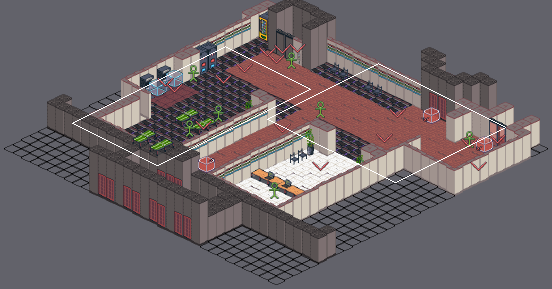
Two versions of a level (Tiled map, scratch/floor1-atrium.tmx). The first picture is a wide view before the edit; the outline marks the close-up.
Close-up. Old version:
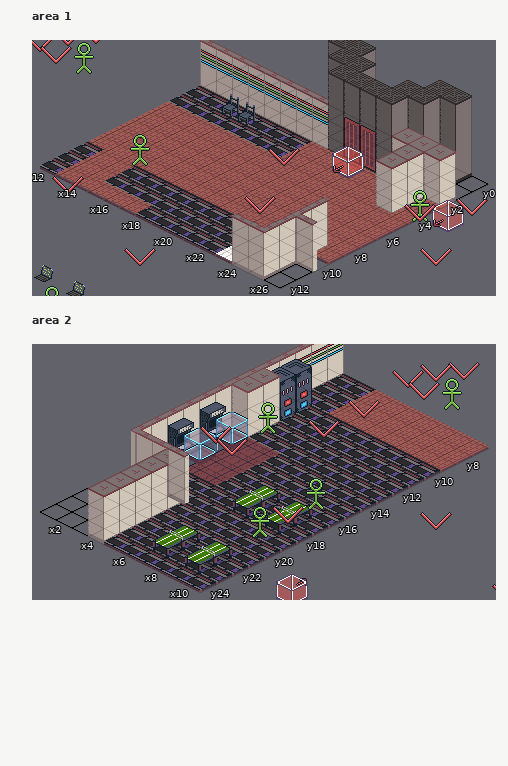
Cells are 32x16 px. Isometric: x runs down to the right, y down to the left. Shown: area 1 x 12..26, y 0..12; area 2 x 1..10, y 7..24. Tiles whose own drawing changed are shown in their newer look in all pictures.
Now the later version:
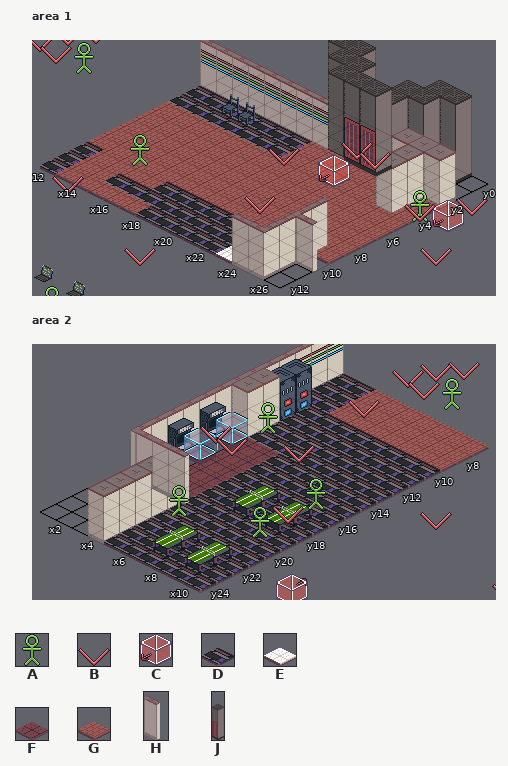
Key: from "control": A 0, B 1, C 5; from "floors": D 8, E 9, F 10, G 11; from "walls": H 1; from "walls128": J 2.
_ is an empty cell, . an unchanged one.
Objects are placed by the point they stand on, in cells (3,4 is the top-left corner of cell 3,4); size is 1x1 cell unless given.
Diff:
--- layer "Tiles", area 1
@@ x 21..22 @@
- 1 EE
- 2 JJ
+ 1 GG
+ 2 GG
@@ x 15..16 @@
-10 DD
+10 GG
--- layer "Tiles2", area 1
@@ x 21..22 @@
- 2 __
+ 2 JJ
--- layer "Objects", area 1
-C "MarkerDoorBowling" at 22.2,4 size 1x2
+C "MarkerFromBowling" at 22.4,5 size 1x2
+B "MarkerDoorBowling" at 21.4,2.6 size 1x2
+B "MarkerDoorBowling2" at 22.6,2.7 size 1x2
--- layer "Tiles", area 2
@@ x 3..4 @@
-18 DD
-19 HD
+18 FF
+19 FF
--- layer "Tiles2", area 2
@@ x 3..3 @@
-19 _
+19 H
--- layer "Objects", area 2
-B "MarkerPlayer" at 5.2,11.5 size 1x2
+B "MarkerPlayer" at 6,13.8 size 1x2
+A "Floor1AtriumPingPongSearcher" at 5.7,21 size 1x2
